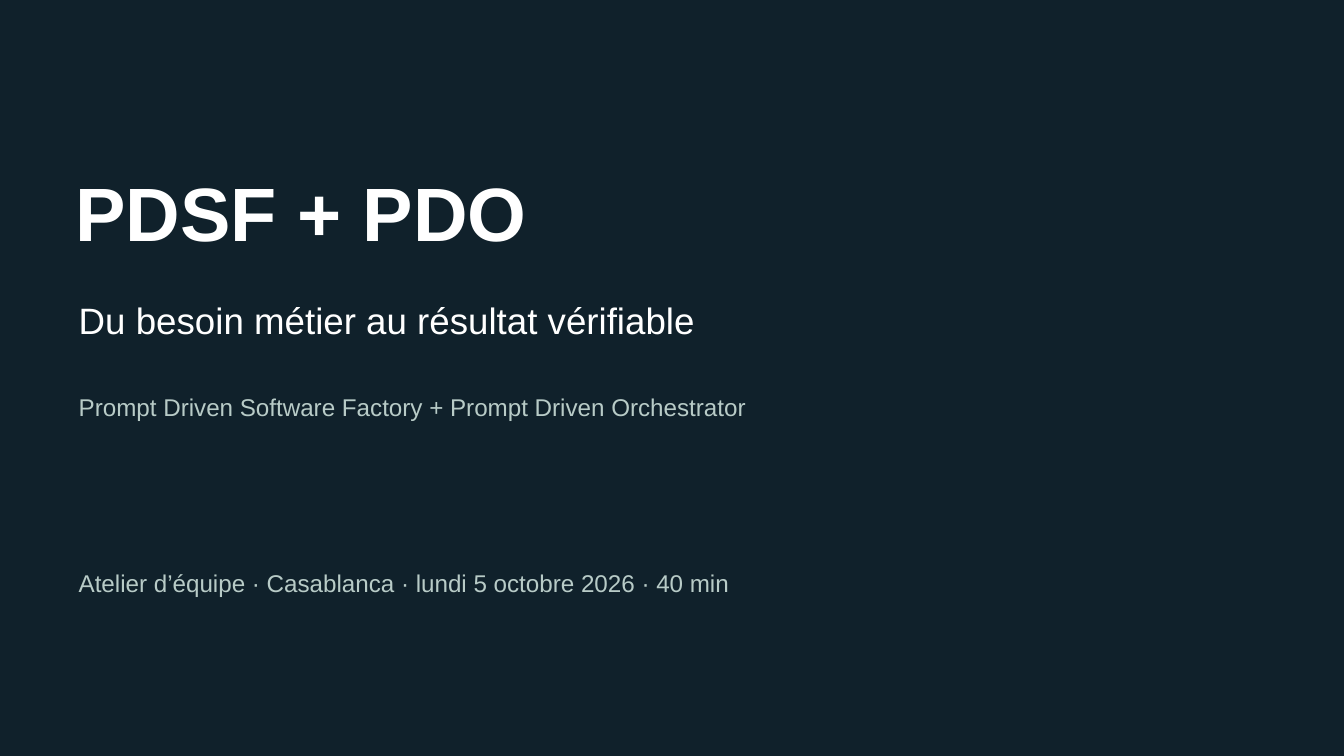
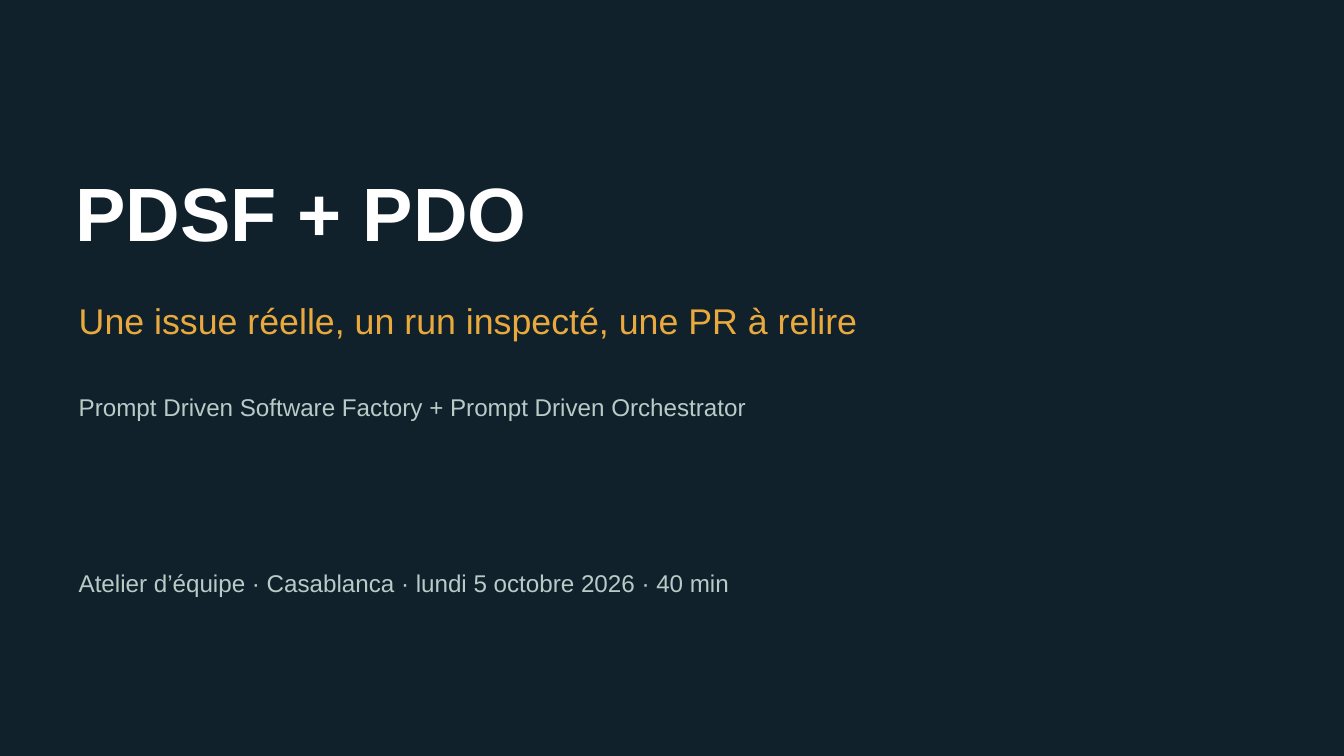
Before and after one commit to Mohamedballouch/radar-ia-casablanca-demo, a slide deck: slide 1 of workshop/slides/atelier-pdsf-pdo-casablanca.pptx. Drawn at 1344x756 pixels with LibreOffice and Linux fonts; fonts in the diff are those of the drawing. Boxes give left, top, right and bottom in pixels: in the first picture for what was removed or moved away, otherwise in the second. Text is boxed around its words. In the diff, an @@ line names an element or a change of style, - is before the commit and + after.

```diff
--- a/workshop/slides/atelier-pdsf-pdo-casablanca.pptx
+++ b/workshop/slides/atelier-pdsf-pdo-casablanca.pptx
@@ text at box(79, 307, 857, 341): text changed; size 26.2 to 25.5 pt; text colour #FFFFFF to #E9A93C @@
-Du besoin métier au résultat vérifiable
+Une issue réelle, un run inspecté, une PR à relire
```
Also in this commit, not shown: 10 other slides changed, 1 slide added, 1 slide removed, 2 other files.
